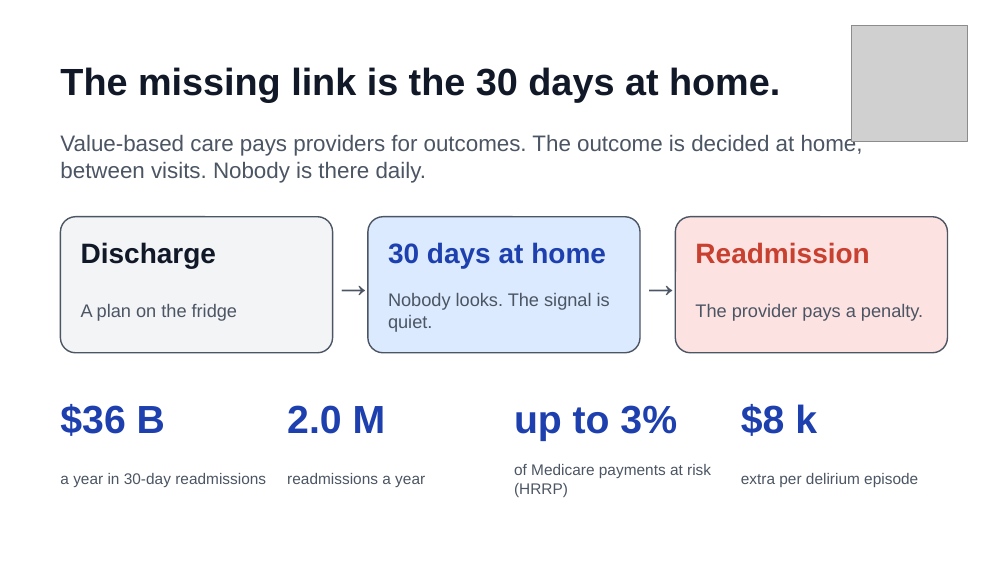
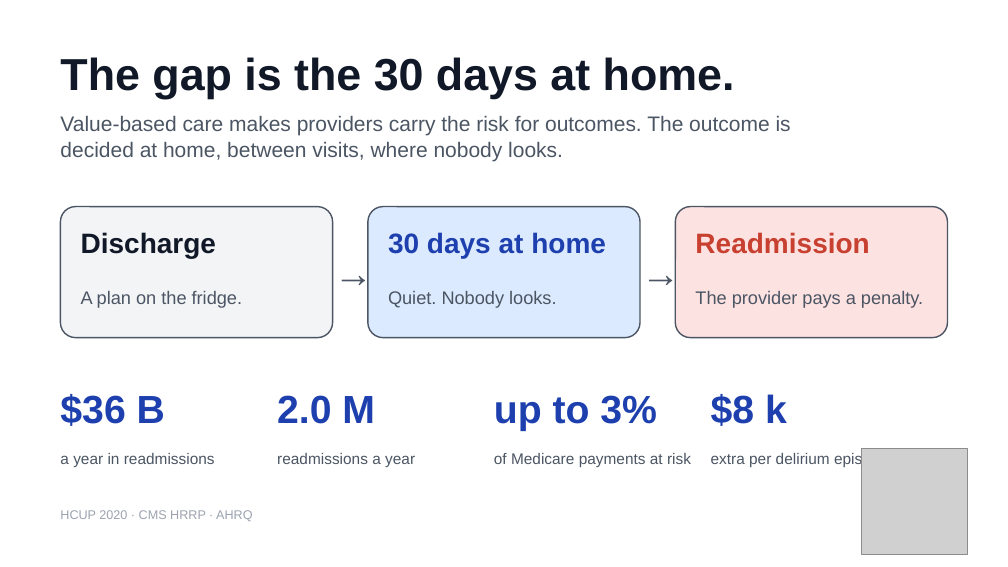
Before and after one commit to cpluntke/ernie, a slide deck: slide 3 of docs/talk/ernie-talk.pptx. Drawn at 1008x567 pixels with LibreOffice and Linux fonts; fonts in the diff are those of the drawing; grey boxes stand for pictures. Boxes give left, top, right and bottom in pixels: in the first picture for what was removed or moved away, otherwise in the second. Text is boxed around its words. In the diff, an @@ line names an element or a change of style, - is before the commit and + after.

```diff
--- a/docs/talk/ernie-talk.pptx
+++ b/docs/talk/ernie-talk.pptx
@@ text at (60,57,735,99): text changed; size 27 to 32 pt @@
-The missing link is the 30 days at home.
+The gap is the 30 days at home.
@@ text at (60,116,791,161): text changed; size 16 to 15 pt @@
-Value-based care pays providers for outcomes. The outcome is decided at home, between visits. Nobody is there daily.
+Value-based care makes providers carry the risk for outcomes. The outcome is decided at home, between visits, where nobody looks.
@@ rounded rectangle: place and size @@
-rounded rectangle at (60,217,333,353)
+rounded rectangle at (60,207,333,338)
@@ rounded rectangle: place and size @@
-rounded rectangle at (368,217,640,353)
+rounded rectangle at (368,207,640,338)
@@ proportions changed in 3 elements at (60,207,333,338), (368,207,640,338), (675,207,948,338) @@
@@ rounded rectangle: place and size @@
-rounded rectangle at (675,217,948,353)
+rounded rectangle at (675,207,948,338)
@@ 5 texts: place and size @@
-5 texts at (81,242,869,312)
+5 texts at (81,232,869,302)
@@ text "The provider pays a penalty.": place and size @@
-text "The provider pays a penalty." at (695,304,923,321)
+text "The provider pays a penalty." at (695,291,923,308)
@@ text at (81,291,242,308): text changed @@
-A plan on the fridge
+A plan on the fridge.
@@ text at (388,291,556,308): text changed @@
-Nobody looks. The signal is quiet.
+Quiet. Nobody looks.
@@ text "$36 B": place and size @@
-text "$36 B" at (60,404,165,436)
+text "$36 B" at (60,394,165,426)
@@ text "2.0 M": place and size @@
-text "2.0 M" at (287,405,386,434)
+text "2.0 M" at (277,395,375,424)
@@ text "up to 3%": place and size @@
-text "up to 3%" at (514,405,677,441)
+text "up to 3%" at (494,395,657,431)
@@ text "$8 k": place and size @@
-text "$8 k" at (741,404,817,436)
+text "$8 k" at (711,394,787,426)
@@ text "readmissions a year": place and size @@
-text "readmissions a year" at (287,473,425,487)
+text "readmissions a year" at (277,453,415,467)
@@ text "extra per delirium episode": place and size @@
-text "extra per delirium episode" at (741,473,918,487)
+text "extra per delirium episode" at (711,452,888,468)
@@ picture: place and size @@
-picture at (852,25,968,141)
+picture at (862,449,968,554)
@@ text at (60,453,215,467): text changed @@
-a year in 30-day readmissions
+a year in readmissions
@@ text at (494,453,691,467): text changed @@
-of Medicare payments at risk (HRRP)
+of Medicare payments at risk
@@ text added at (60,510,252,521), 9 pt, text #9CA3AF @@
+HCUP 2020 · CMS HRRP · AHRQ
```
Also in this commit, not shown: 6 other slides changed, 8 other files.
